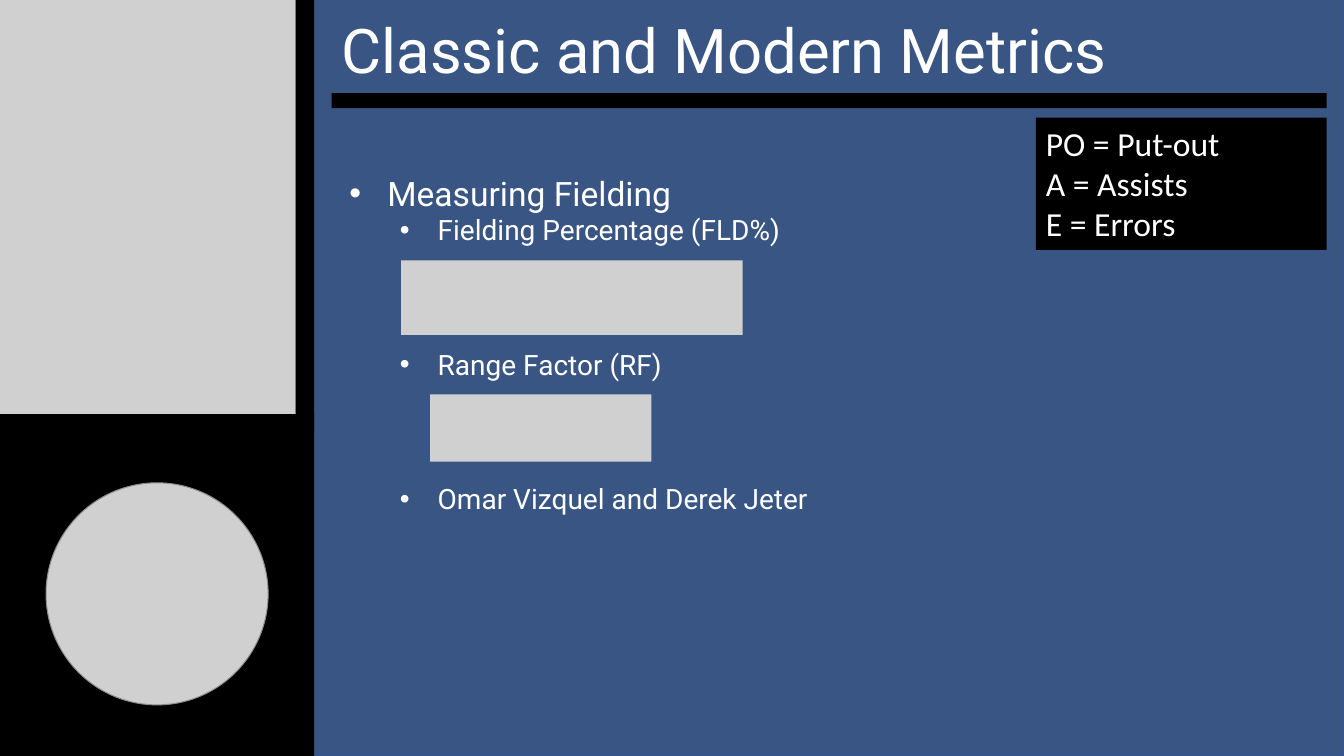
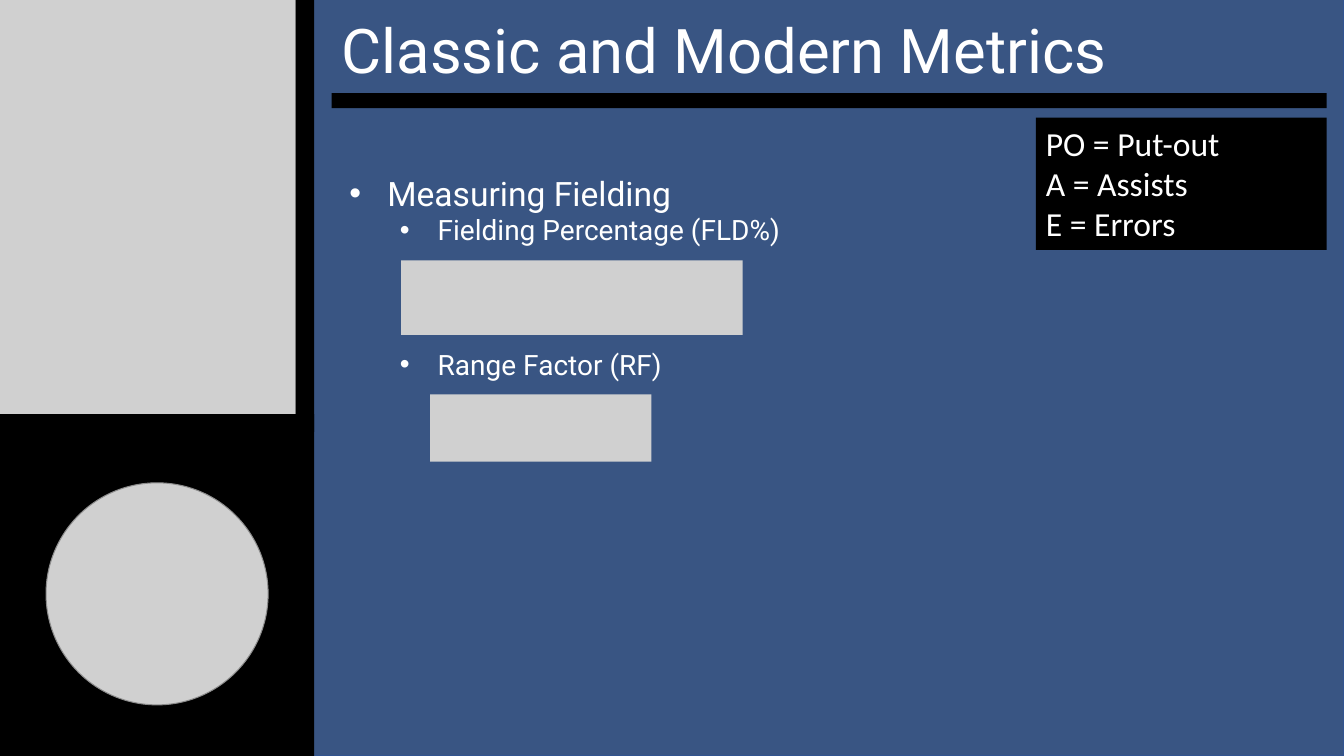
Before and after one commit to SuperMarioGiacomazzo/STOR390_WEBSITE, a slide deck: slide 12 of Slides/Baseball 1/Baseball_1_Lecture.pptx. Drawn at 1344x756 pixels with LibreOffice and Linux fonts; fonts in the diff are those of the drawing; grey boxes stand for pictures. Boxes give left, top, right and bottom in pixels: in the first picture for what was removed or moved away, otherwise in the second. Text is boxed around its words. In the diff, an @@ line names an element or a change of style, - is before the commit and + after.

```diff
--- a/Slides/Baseball 1/Baseball_1_Lecture.pptx
+++ b/Slides/Baseball 1/Baseball_1_Lecture.pptx
@@ text at bbox=[438, 488, 808, 515]: paragraph removed @@
-  • Omar Vizquel and Derek Jeter
```
Also in this commit, not shown: 1 other slide changed, 19 other files.
